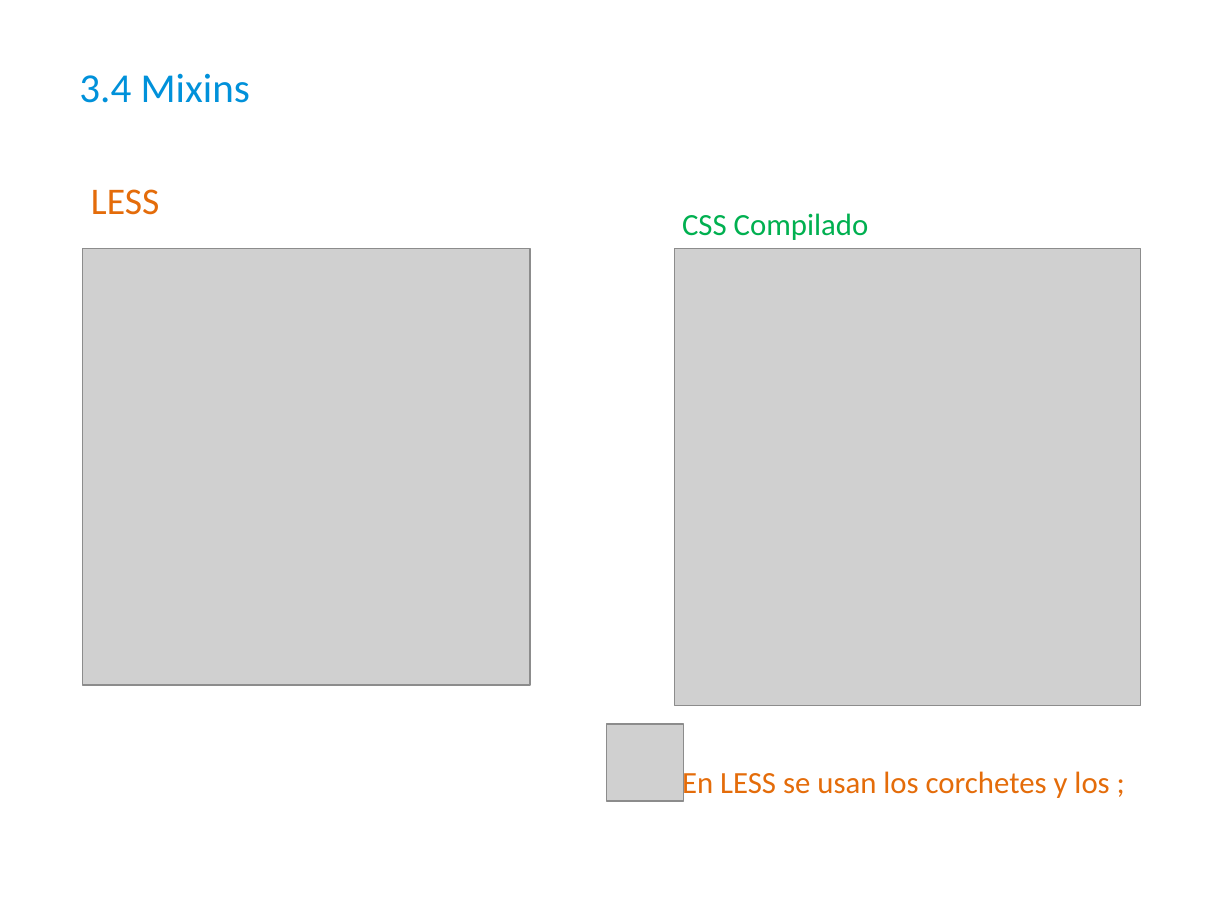
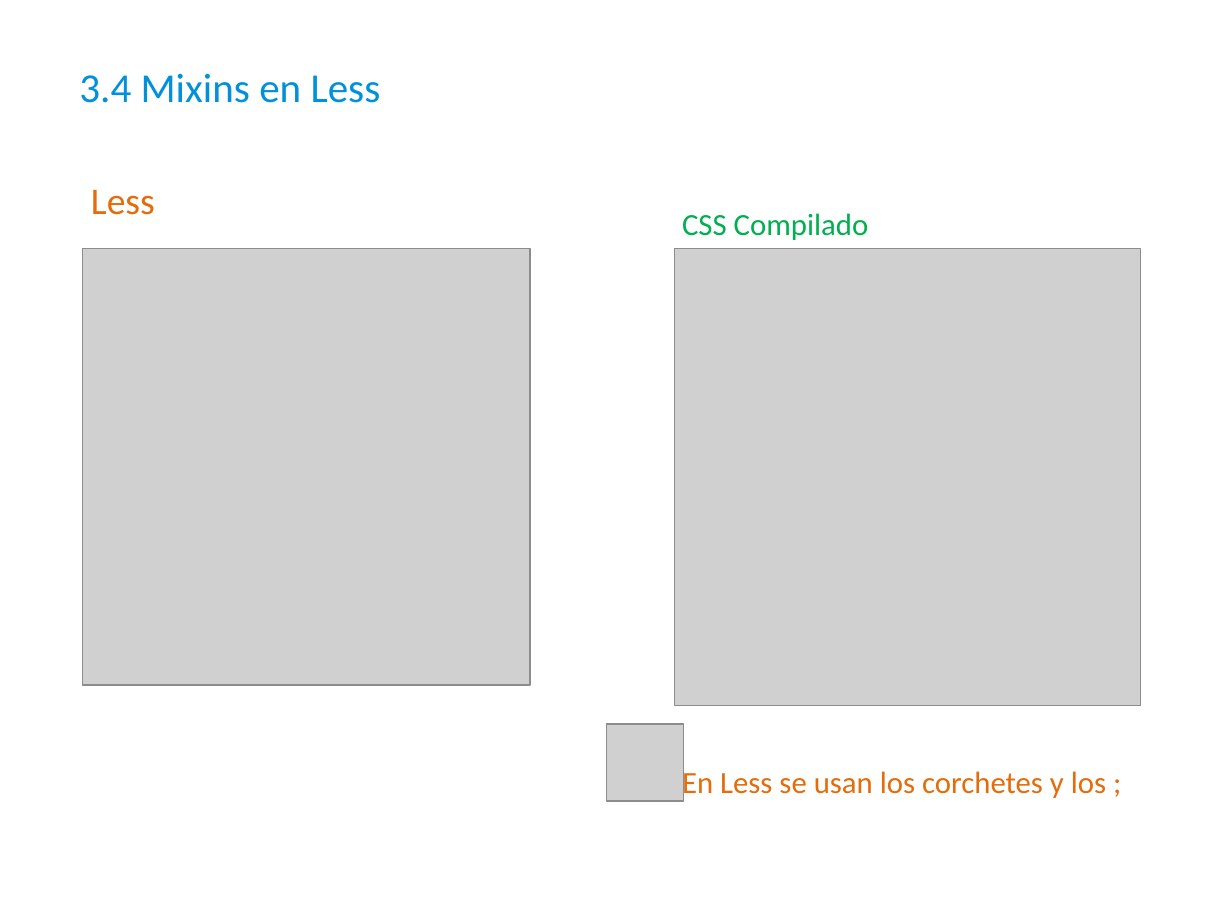
Before and after one commit to javierelipadron/preprocesadores, a slide deck: slide 19 of Preprocesadores SASS - LESS.pptx (slide 20 before the commit). Drawn at 1232x924 pixels with LibreOffice and Linux fonts; fonts in the diff are those of the drawing; grey boxes stand for pictures; background and template pictures are left out. Boxes give left, top, right and bottom in pixels: in the first picture for what was removed or moved away, otherwise in the second. Text is boxed around its words. In the diff, an @@ line names an element or a change of style, - is before the commit and + after.

```diff
--- a/Preprocesadores SASS - LESS.pptx
+++ b/Preprocesadores SASS - LESS.pptx
@@ title at bbox=[79, 73, 381, 103]: text changed @@
-3.4 Mixins
+3.4 Mixins en Less
@@ text at bbox=[91, 190, 155, 215]: text changed @@
-LESS
+Less
@@ text at bbox=[682, 767, 1106, 801]: text changed @@
-En LESS se usan los corchetes y los ;
+En Less se usan los corchetes y los ;
```
Also in this commit, not shown: 10 other slides changed, 3 slides added, 1 slide removed.
